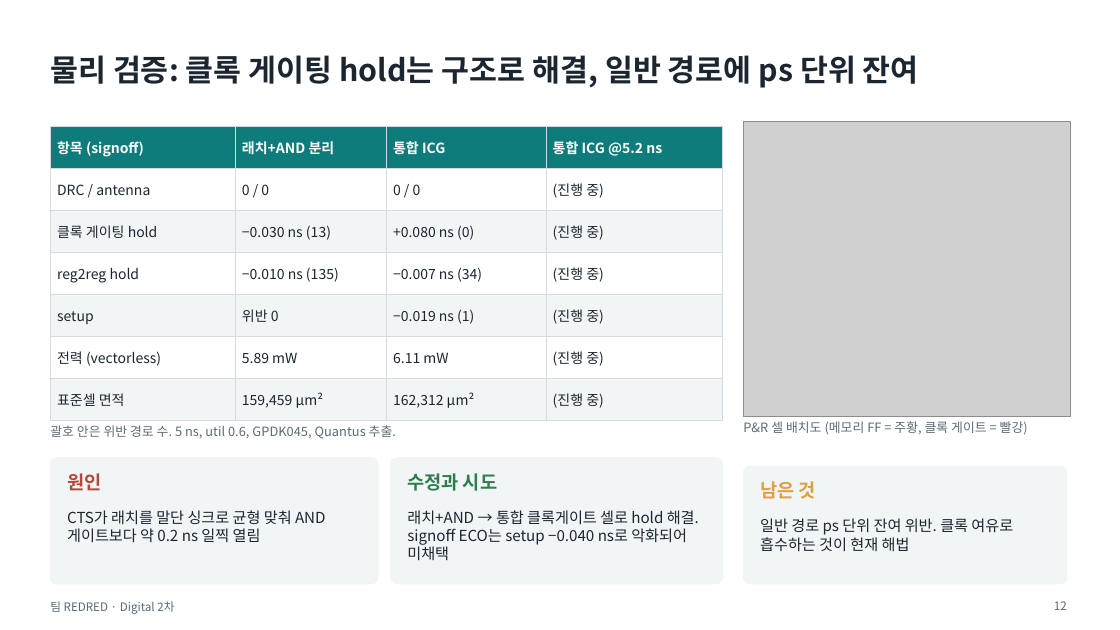
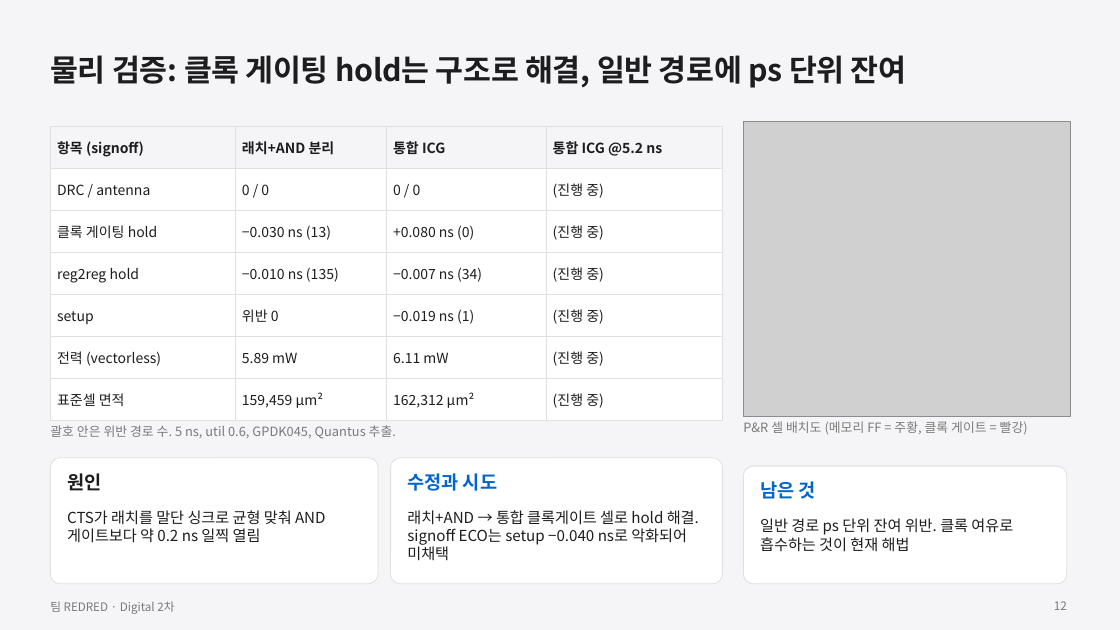
Before and after one commit to GangHeeJo/AI-SEMI, a slide deck: slide 12 of submission/REDRED_2차_발표자료.pptx. Drawn at 1120x630 pixels with LibreOffice and Linux fonts; fonts in the diff are those of the drawing; grey boxes stand for pictures. Boxes give left, top, right and bottom in pixels: in the first picture for what was removed or moved away, otherwise in the second. Text is boxed around its words. In the diff, an @@ line names an element or a change of style, - is before the commit and + after.

```diff
--- a/submission/REDRED_2차_발표자료.pptx
+++ b/submission/REDRED_2차_발표자료.pptx
@@ background #FFFFFF to #F5F5F7 @@
@@ text "물리 검증: 클록 게이팅 hold는 ..." at (x1=50, y1=55, x2=906, y2=88): text colour #1B2630 to #1D1D1F, letter spacing 0 to -0.3 pt @@
@@ table at (x1=50, y1=126, x2=723, y2=412) @@
@@ fill #0E7C7B to #F5F5F7 in row 1 @@
@@ fill #F2F5F6 to #FFFFFF in 12 cells @@
@@ text colour #FFFFFF to #1D1D1F in "항목 (signoff)", "래치+AND 분리", "통합 ICG", "통합 ICG @5.2 ns" @@
@@ text colour #1B2630 to #1D1D1F in "DRC / antenna", "0 / 0", "0 / 0", "(진행 중)" and 20 more places @@
@@ borders changed @@
@@ text "원인" at (x1=67, y1=473, x2=101, y2=491): text colour #B5483C to #1D1D1F @@
@@ text "수정과 시도" at (x1=407, y1=473, x2=497, y2=491): text colour #2E7D4F to #0066CC @@
@@ fill #F2F5F6 to #FFFFFF; outline #F2F5F6 1 pt to #E0E0E0 0.75 pt; proportions changed in 3 elements at (x1=50, y1=458, x2=378, y2=584), (x1=391, y1=458, x2=723, y2=584), (x1=744, y1=466, x2=1067, y2=584) @@
@@ text "남은 것" at (x1=760, y1=481, x2=816, y2=499): text colour #E09F3E to #0066CC @@
@@ text colour #1B2630 to #1D1D1F in 3 elements at (x1=67, y1=510, x2=326, y2=543), (x1=407, y1=510, x2=699, y2=561), (x1=760, y1=518, x2=1013, y2=552) @@
@@ text colour #5B6B76 to #7A7A7A in 4 elements at (x1=50, y1=425, x2=396, y2=439), (x1=743, y1=421, x2=1028, y2=434), (x1=1054, y1=601, x2=1067, y2=610), (x1=50, y1=601, x2=174, y2=614) @@
```
Also in this commit, not shown: 18 other slides changed, 13 other files.
